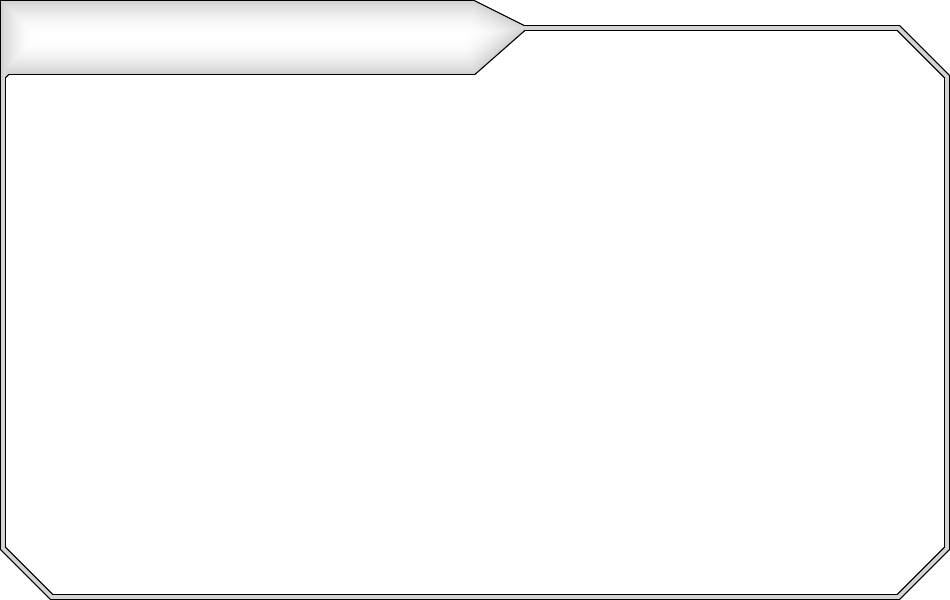
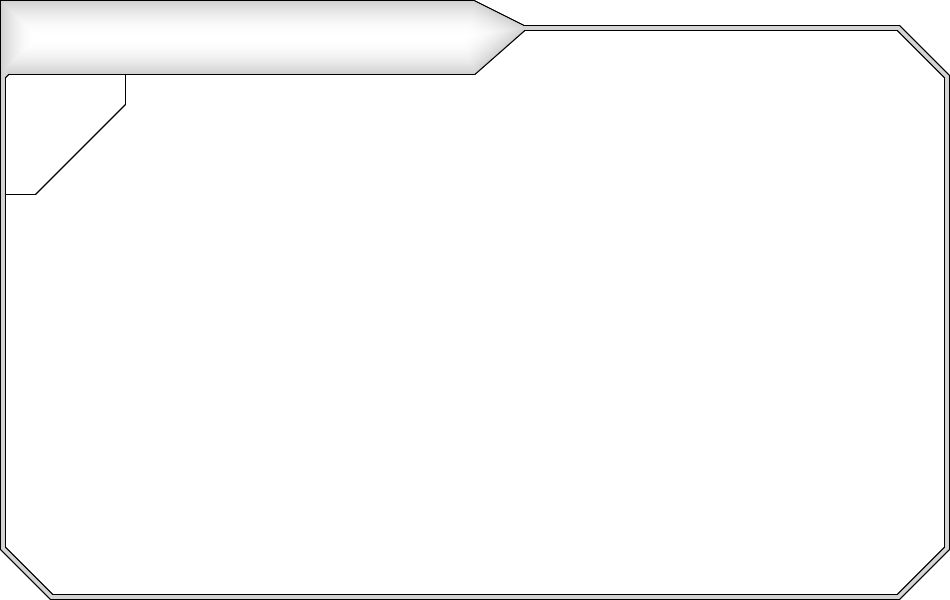
Comparing the layer stacks of the two 950px x 600px images. Changes:
added layer "Layer #5" above "Layer #3" over (6, 75, 126, 195)
